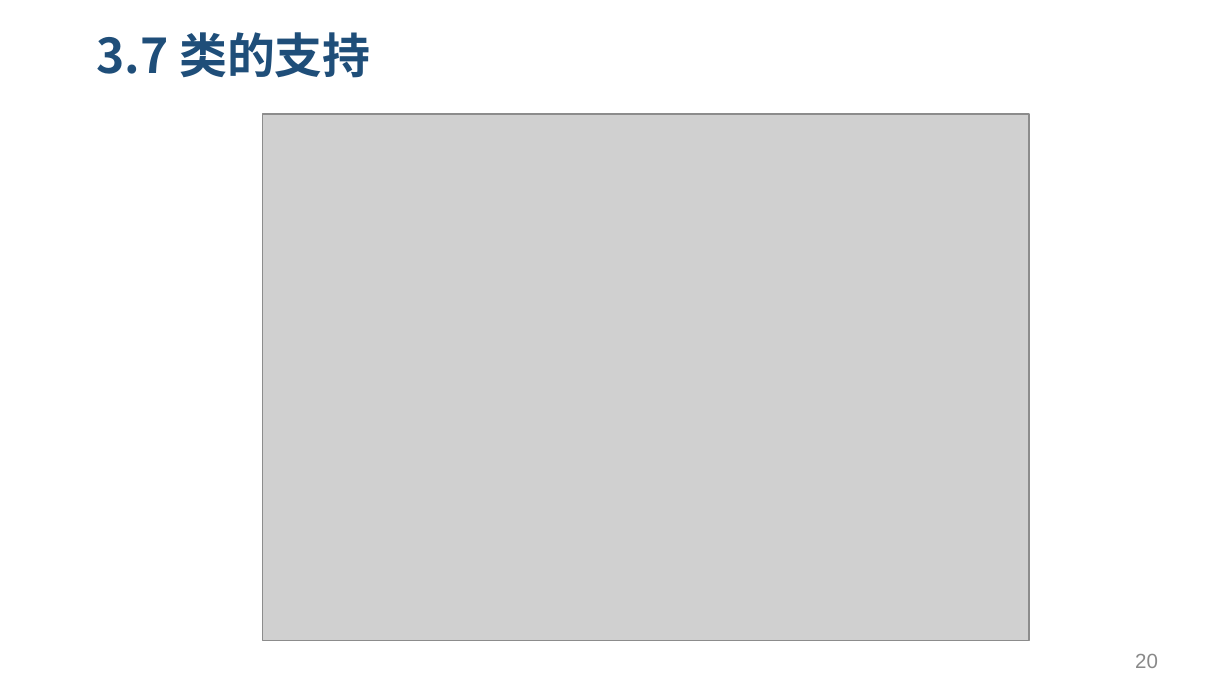
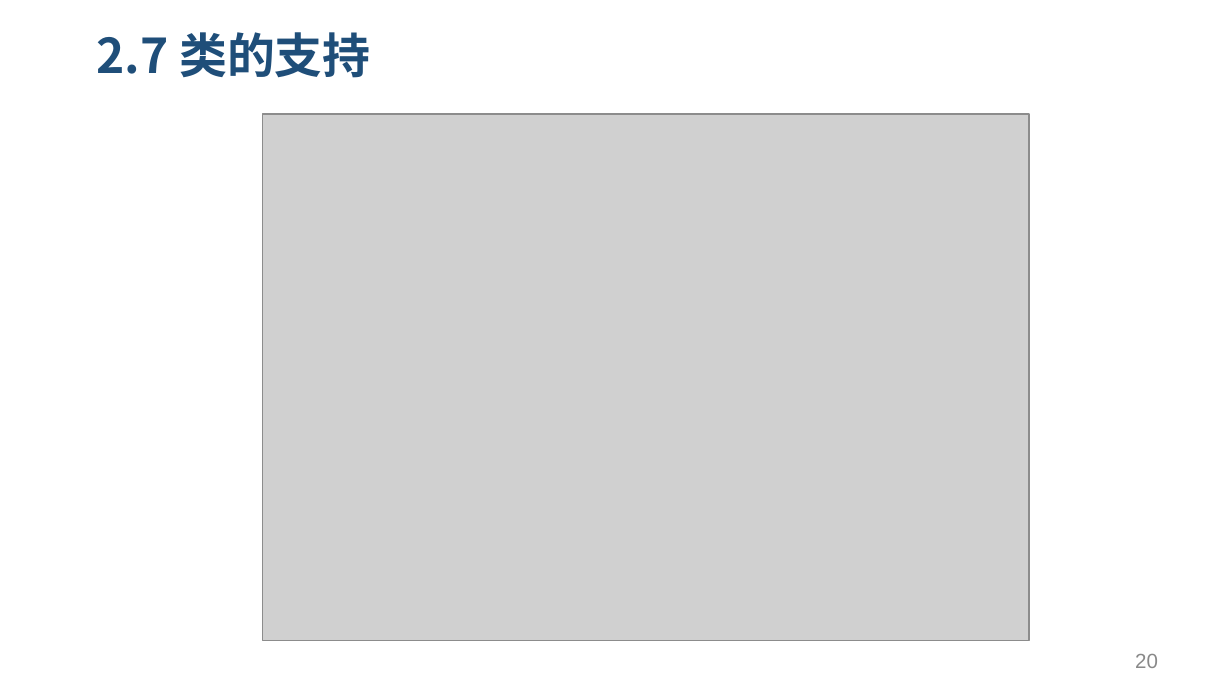
Before and after one commit to pookpal/simple-react-demo, a slide deck: slide 20 of React基本介绍.pptx. Drawn at 1232x693 pixels with LibreOffice and Linux fonts; fonts in the diff are those of the drawing; grey boxes stand for pictures. Boxes give left, top, right and bottom in pixels: in the first picture for what was removed or moved away, otherwise in the second. Text is boxed around its words. In the diff, an @@ line names an element or a change of style, - is before the commit and + after.

```diff
--- a/React基本介绍.pptx
+++ b/React基本介绍.pptx
@@ title at [96,32,370,78]: text changed @@
-3.7 类的支持
+2.7 类的支持
```
Also in this commit, not shown: 5 other slides changed, 11 other files.
